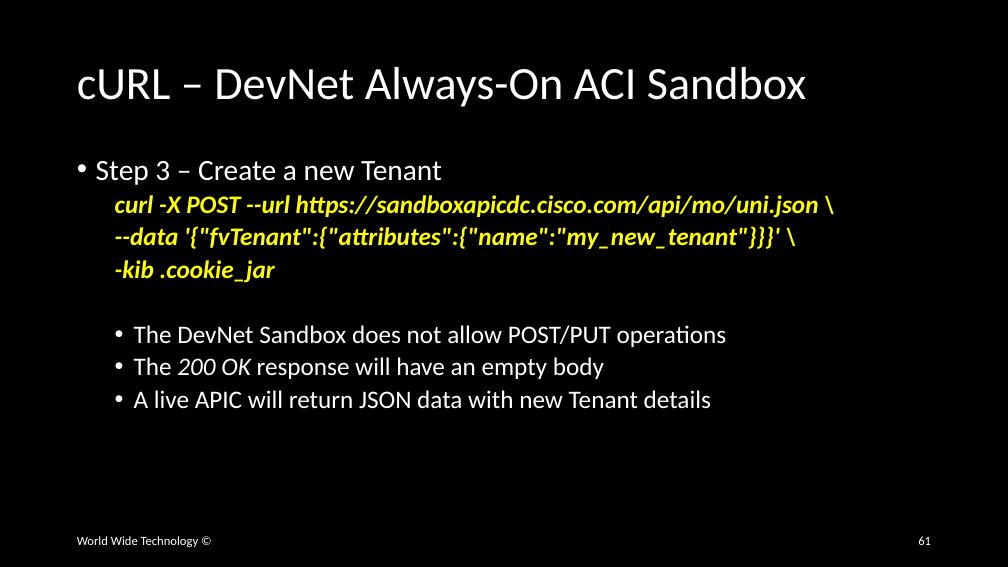
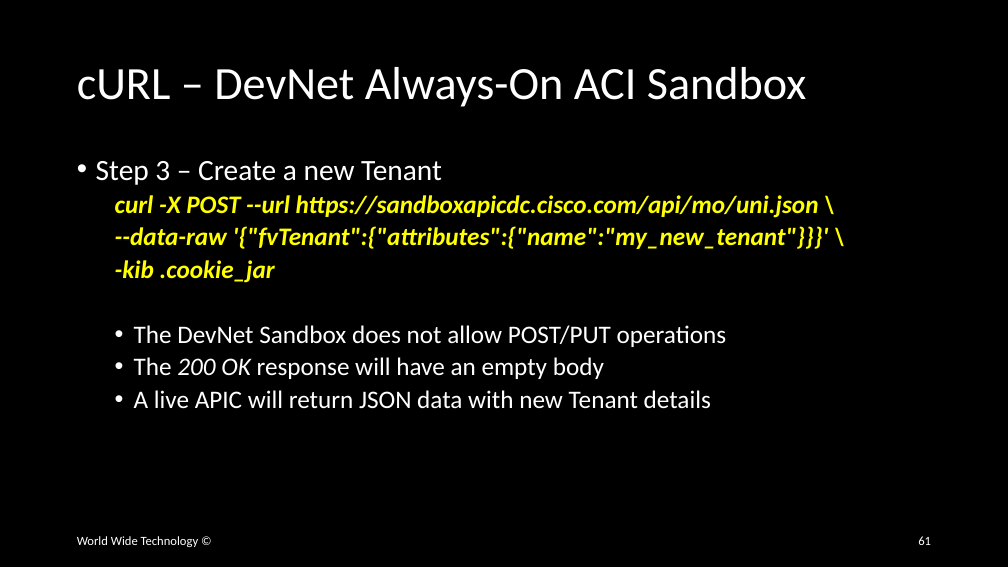
Before and after one commit to wwt/curl-requests-foundations, a slide deck: slide 61 of curl-requests-foundations.pptx. Drawn at 1008x567 pixels with LibreOffice and Linux fonts; fonts in the diff are those of the drawing. Boxes give left, top, right and bottom in pixels: in the first picture for what was removed or moved away, otherwise in the second. Text is boxed around its words. In the diff, an @@ line names an element or a change of style, - is before the commit and + after.

```diff
--- a/curl-requests-foundations.pptx
+++ b/curl-requests-foundations.pptx
@@ text at [115, 226, 829, 249]: text changed @@
-  --data '{"fvTenant":{"attributes":{"name":"my_new_tenant"}}}' \
+  --data-raw '{"fvTenant":{"attributes":{"name":"my_new_tenant"}}}' \
```
Also in this commit, not shown: 2 other slides changed, 13 slides added.
